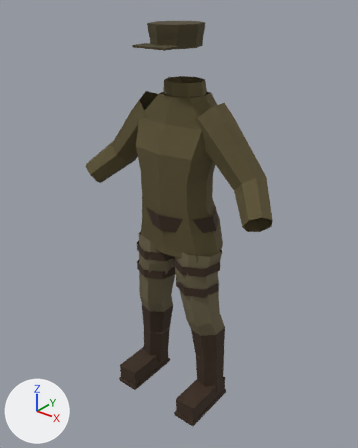
Two versions of the glTF model docs/art/assets/projet/tenue_corps_entrainement_lod1.glb, one commit apart.
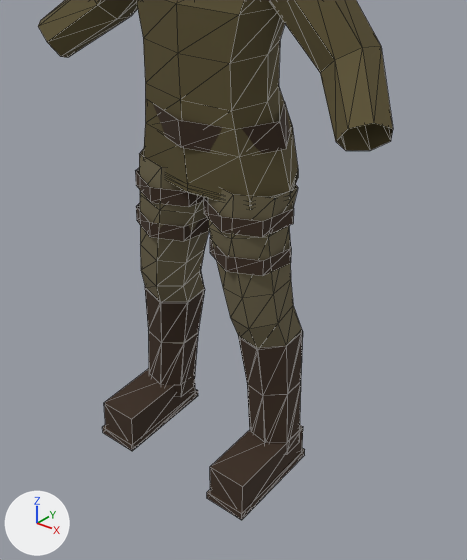
There are two pictures of each version: one whole from a 50 mm camera at (1.207, -1.542, 1.817) aimed at (0.0, -0.033, 0.882), one close up on the part from 18% to 87% of the width and 34% to 100% of the height. Every picture has the same lights, and +X, +Y and +Z are marked at lower left. The first two pictures are the older version. The close-ups show mesh edges as thin lines. Vertices at exactly the same position are counted once.

The first close-up shows 'calf_l', 'calf_r', 'foot_l', 'foot_r', 'lowerarm_l', 'lowerarm_r', 'pelvis', 'spine_02', 'thigh_l', 'thigh_r', 'upperarm_l', 'upperarm_r'.
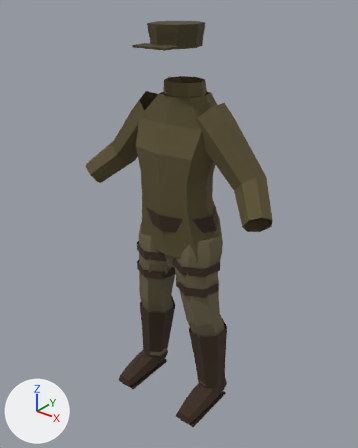
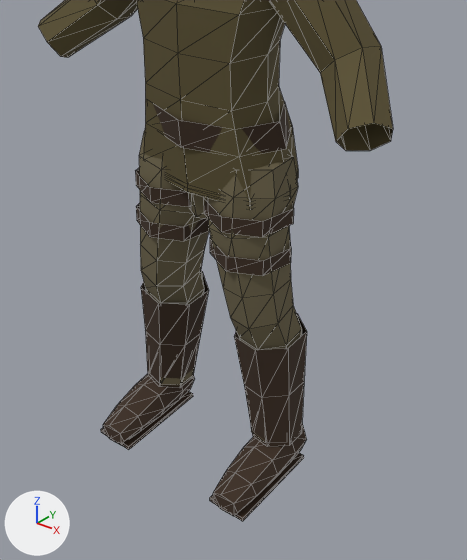
Location of each change, [x1, y1, x2, y2] in pixels of the close-ups (467 x 560 px; the box of a moved part takes in the faces that stretch with it):
'thigh_l', reshaped (22% taller): before [203, 183, 298, 329]; after [204, 151, 298, 329]
'calf_l', reshaped: before [231, 306, 303, 455]; after [231, 306, 307, 447]
'thigh_r', reshaped (13% taller): before [135, 149, 209, 286]; after [135, 131, 209, 286]
'calf_r', reshaped (6% wider, 7% shorter): before [141, 271, 205, 397]; after [141, 271, 209, 388]
'foot_l', reshaped: before [207, 425, 305, 520]; after [210, 423, 307, 521]
'foot_r', reshaped: before [102, 369, 198, 451]; after [101, 374, 195, 450]
'pelvis', reshaped (8% taller): before [153, 101, 298, 210]; after [153, 101, 298, 219]
part 1 of me_calf_l, moved or reshaped: before [238, 330, 303, 455]; after [234, 313, 307, 447]
part 2 of me_calf_r, moved or reshaped: before [145, 288, 205, 397]; after [141, 271, 209, 388]
part 3 of me_foot_l, added: after [210, 453, 304, 521]
part 4 of me_foot_l, rebuilt: before [210, 425, 303, 511]; after [213, 423, 307, 516]
part 5 of me_foot_l, deleted: before [207, 448, 305, 520]
part 6 of me_foot_r, added: after [101, 391, 193, 450]
part 7 of me_foot_r, rebuilt: before [104, 369, 195, 443]; after [103, 374, 195, 445]
part 8 of me_foot_r, deleted: before [102, 389, 198, 451]
part 9 of me_pelvis, added: after [182, 189, 208, 219]
part 10 of me_thigh_l, built on: before [208, 183, 298, 239]; after [208, 151, 298, 239]
part 11 of me_thigh_r, built on: before [139, 149, 204, 214]; after [139, 131, 193, 214]

Diff of the bpy script that builds the scene:
```diff
--- a/docs/art/assets/projet/tenue_corps_entrainement_lod1.glb.py
+++ b/docs/art/assets/projet/tenue_corps_entrainement_lod1.glb.py
@@ me_calf_l @@
-me_calf_l.from_pydata(...)  # 49 vertices, 70 faces; spans x 0.065..0.233, y -0.112..0.066, z 0.057..0.492
+me_calf_l.from_pydata(...)  # 49 vertices, 75 faces; spans x 0.062..0.237, y -0.112..0.076, z 0.084..0.492
+# me_calf_l part 1
+# 1 vertex is removed from x 0.135, y 0.04, z 0.057
+# 3 faces are deleted
+# 20 vertices move from x 0.072..0.233, y -0.09..0.066, z 0.057..0.407 to x 0.062..0.237, y -0.1..0.076, z 0.084..0.408
+# 1 vertex is added at (0.14, 0.042, 0.086)
+# 8 new faces join them, mat_cuir (brown #3b2a1c)
 me_calf_l.materials.append(mat_cuir)
@@ me_calf_r @@
-me_calf_r.from_pydata(...)  # 49 vertices, 70 faces; spans x -0.239..-0.072, y -0.112..0.066, z 0.057..0.494
+me_calf_r.from_pydata(...)  # 49 vertices, 75 faces; spans x -0.244..-0.071, y -0.112..0.076, z 0.085..0.494
+# me_calf_r part 2
+# 1 vertex is removed from x -0.215, y 0.04, z 0.062
+# 3 faces are deleted
+# 20 vertices move from x -0.239..-0.08, y -0.09..0.066, z 0.057..0.407 to x -0.244..-0.071, y -0.1..0.076, z 0.085..0.408
+# 1 vertex is added at (-0.22, 0.042, 0.094)
+# 8 new faces join them, mat_cuir (brown #3b2a1c)
 me_calf_r.materials.append(mat_cuir)
@@ me_foot_l @@
-me_foot_l.from_pydata(...)  # 16 vertices, 24 faces; spans x 0.126..0.234, y -0.225..0.045, z 0.0..0.1
+me_foot_l.from_pydata(...)  # 43 vertices, 78 faces; spans x 0.135..0.243, y -0.232..0.04, z 0.0..0.119
+# me_foot_l part 3: a new loose piece, a box spanning x 0.136..0.238, y -0.227..0.035, z 0.0..0.01, in mat_cuir (brown #3b2a1c)
+# me_foot_l part 4: the loose piece of 8 vertices spanning x 0.13..0.23, y -0.218..0.038, z 0.0..0.1 is rebuilt with 35 vertices and now spans x 0.135..0.243, y -0.232..0.04, z 0.001..0.119
+# me_foot_l part 5: the loose piece of 8 vertices spanning x 0.126..0.234, y -0.225..0.045, z 0.0..0.02 is deleted
 me_foot_l.materials.append(mat_cuir)
@@ me_foot_r @@
-me_foot_r.from_pydata(...)  # 16 vertices, 24 faces; spans x -0.234..-0.126, y -0.225..0.045, z 0.0..0.1
+me_foot_r.from_pydata(...)  # 43 vertices, 78 faces; spans x -0.239..-0.131, y -0.232..0.04, z 0.0..0.119
+# me_foot_r part 6: a new loose piece, a box spanning x -0.238..-0.136, y -0.227..0.035, z 0.0..0.01, in mat_cuir (brown #3b2a1c)
+# me_foot_r part 7: the loose piece of 8 vertices spanning x -0.23..-0.13, y -0.218..0.038, z 0.0..0.1 is rebuilt with 35 vertices and now spans x -0.239..-0.131, y -0.232..0.04, z 0.001..0.119
+# me_foot_r part 8: the loose piece of 8 vertices spanning x -0.234..-0.126, y -0.225..0.045, z 0.0..0.02 is deleted
 me_foot_r.materials.append(mat_cuir)
@@ me_pelvis @@
-me_pelvis.from_pydata(...)  # 40 vertices, 48 faces; spans x -0.197..0.197, y -0.163..0.122, z 0.78..0.97
+me_pelvis.from_pydata(...)  # 64 vertices, 92 faces; spans x -0.197..0.197, y -0.163..0.122, z 0.7..0.97
+# me_pelvis part 9: a new loose piece of 24 vertices spanning x -0.15..0.15, y -0.13..0.07, z 0.7..0.86, in mat_pantalon (brown #6b6248)
 me_pelvis.materials.append(mat_cuir)
 me_pelvis.materials.append(mat_veste)
+me_pelvis.materials.append(mat_pantalon)  # brown #6b6248
@@ me_thigh_l @@
-me_thigh_l.from_pydata(...)  # 56 vertices, 70 faces; spans x 0.0..0.212, y -0.145..0.07, z 0.456..0.816
+me_thigh_l.from_pydata(...)  # 63 vertices, 89 faces; spans x 0.0..0.212, y -0.145..0.071, z 0.456..0.87
+# me_thigh_l part 10
+# 7 vertices are removed from x 0.0..0.198, y -0.13..0.07, z 0.785..0.816
+# 14 faces are deleted
+# 14 vertices are added at x 0.0..0.198, y -0.131..0.071, z 0.791..0.87
+# 33 new faces join them, mat_pantalon (brown #6b6248)
 me_thigh_l.materials.append(mat_pantalon)
@@ me_thigh_r @@
-me_thigh_r.from_pydata(...)  # 56 vertices, 70 faces; spans x -0.219..-0.002, y -0.145..0.07, z 0.458..0.815
+me_thigh_r.from_pydata(...)  # 63 vertices, 89 faces; spans x -0.219..-0.002, y -0.145..0.071, z 0.458..0.87
+# me_thigh_r part 11
+# 7 vertices are removed from x -0.208..-0.01, y -0.13..0.07, z 0.785..0.815
+# 14 faces are deleted
+# 14 vertices are added at x -0.208..-0.01, y -0.131..0.071, z 0.791..0.87
+# 33 new faces join them, mat_pantalon (brown #6b6248)
 me_thigh_r.materials.append(mat_pantalon)
```
